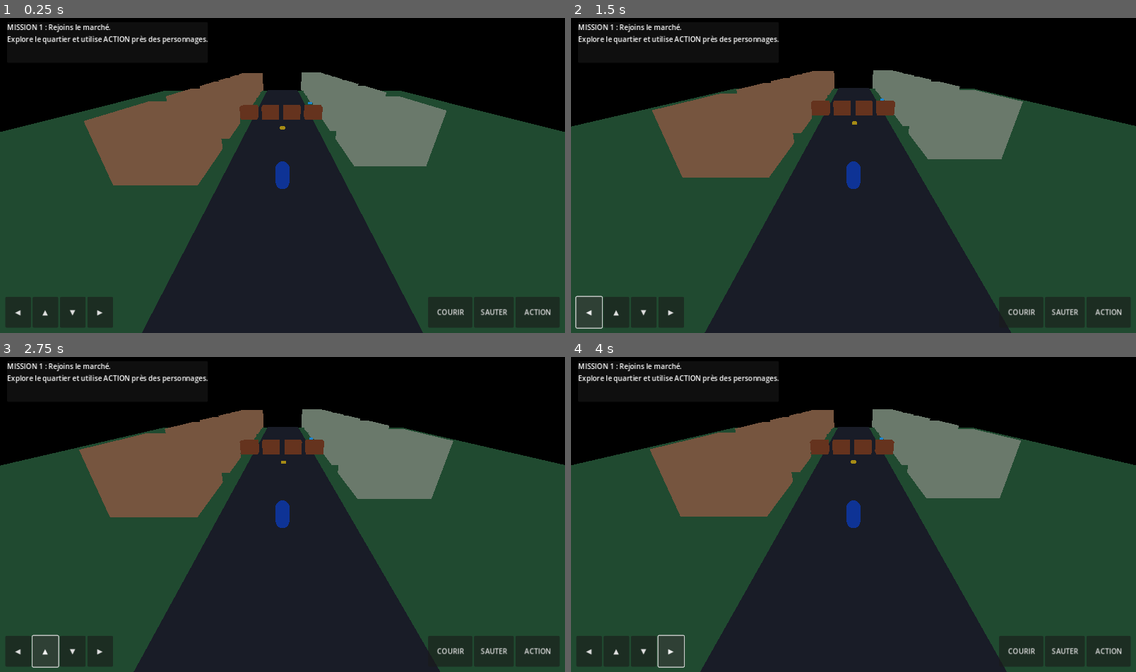
Above: before the commit, frames 1-4 (two rows, left to right).
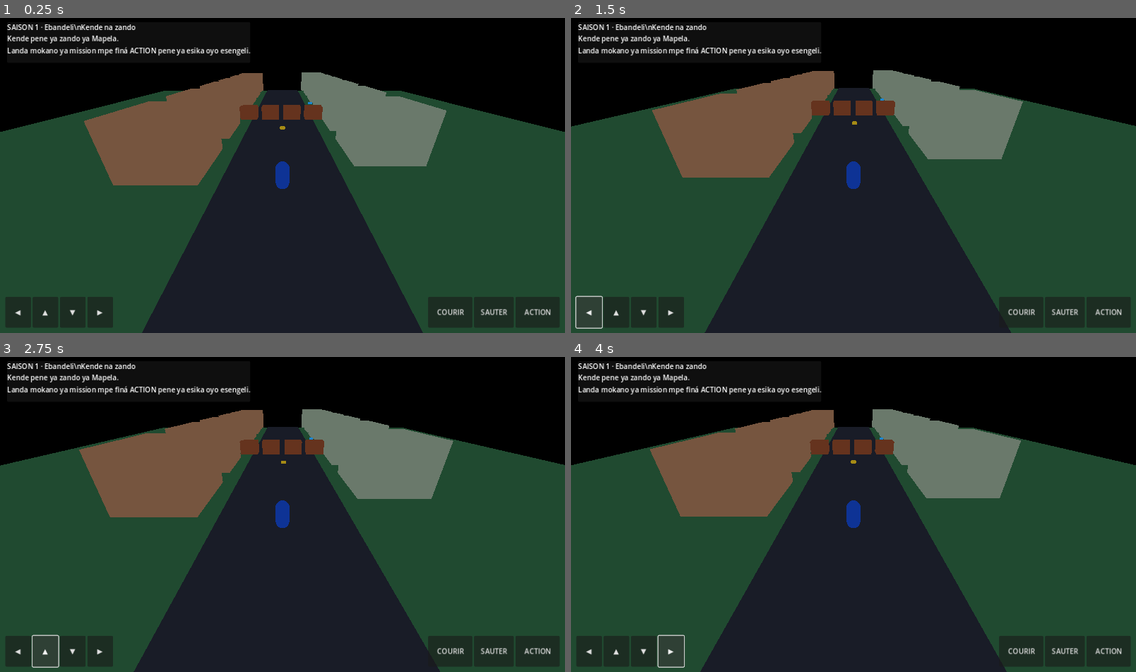
Above: after the commit, the same moments.

Repository: benimandala210-sudo/MOBONDO
Game: Godot game, scene res://scenes/main.tscn
The game is run twice, just before and just after one commit, with the same random seed, the same clock (stepped at 60 frames per second) and the same inputs.
Inputs:
- Up to frame 1 (0.25 s): no input
- Up to frame 2 (1.5 s): click "ACTION" at 0.5 s; click "◀" at 1.25 s
- Up to frame 3 (2.75 s): click "▲" at 2 s
- Up to frame 4 (4 s): click "▼" at 2.75 s; click "▶" at 3.5 s

The runs differ from the first frame. In frame 1, 1.3% of the frame differs, in the area x 1-45%, y 1-13%; in frame 2, 1.3%; in frame 3, 1.3%; in frame 4, 1.3%.

Commit message:
Connect prototype gameplay to mission manager

Diff:
--- a/scripts/main.gd
+++ b/scripts/main.gd
@@ -1,11 +1,12 @@
 extends Node3D
 
 const PLAYER_SCRIPT = preload("res://scripts/player.gd")
+const MISSION_MANAGER_SCRIPT = preload("res://scripts/mission_manager.gd")
 const SAVE_PATH := "user://mobondo_save.json"
 
 var player: CharacterBody3D
 var camera: Camera3D
-var mission_stage: int = 0
+var mission_manager: Node
 var mission_label: Label
 var status_label: Label
 var action_button: Button
@@ -21,7 +22,11 @@
     _setup_world()
     _setup_player()
     _setup_ui()
-    _load_progress()
+    mission_manager = MISSION_MANAGER_SCRIPT.new()
+    mission_manager.mission_updated.connect(_on_mission_updated)
+    mission_manager.mission_completed.connect(_on_mission_completed)
+    mission_manager.mission_failed.connect(_on_mission_failed)
+    add_child(mission_manager)
     _refresh_mission()
 
 func _process(_delta: float) -> void:
@@ -164,55 +169,59 @@
     player.set_mobile_direction(Vector2(x, y))
 
 func _perform_action() -> void:
-    if mission_stage == 0 and player.global_position.distance_to(market_position) < 4.0:
-        mission_stage = 1
-        _save_progress()
-        _refresh_mission()
-    elif mission_stage == 1 and player.global_position.distance_to(npc_position) < 3.5:
-        mission_stage = 2
-        parcel.visible = true
-        _save_progress()
-        _refresh_mission()
-    elif mission_stage == 2 and player.global_position.distance_to(parcel_position) < 3.5:
-        mission_stage = 3
-        parcel.visible = false
-        _save_progress()
-        _refresh_mission()
-    else:
-        status_label.text = "Approche-toi de l'objectif avant ACTION."
+    if not is_instance_valid(mission_manager):
+        return
+
+    var objective_id: String = mission_manager.get_current_objective_id()
+    match objective_id:
+        "reach_market":
+            if player.global_position.distance_to(market_position) < 4.0:
+                mission_manager.complete_objective(objective_id)
+            else:
+                status_label.text = "Pusana pene ya zando liboso ya kosala ACTION."
+        "talk_resident":
+            if player.global_position.distance_to(npc_position) < 3.5:
+                mission_manager.complete_objective(objective_id)
+            else:
+                status_label.text = "Pusana pene ya moto ya quartier liboso ya kosala ACTION."
+        "collect_parcel":
+            if player.global_position.distance_to(parcel_position) < 3.5:
+                mission_manager.complete_objective(objective_id)
+            else:
+                status_label.text = "Pusana pene ya colis liboso ya kosala ACTION."
+        _:
+            status_label.text = "Mission oyo ezali naino na préparation."
 
 func _refresh_mission() -> void:
-    match mission_stage:
-        0: mission_label.text = "MISSION 1 : Rejoins le marché."
-        1: mission_label.text = "MISSION 2 : Parle à l'habitant."
-        2: mission_label.text = "MISSION 3 : Récupère le colis."
-        _: mission_label.text = "MISSION TERMINÉE ! Bienvenue dans MOBONDO."
-    if mission_stage >= 1:
-        _add_marker("Habitant", npc_position + Vector3(0, 1, 0), Color(0.2, 0.75, 1))
-    if mission_stage >= 2 and is_instance_valid(parcel):
-        parcel.visible = true
+    if not is_instance_valid(mission_manager):
+        return
+    _on_mission_updated(
+        mission_manager.get_mission_title(),
+        mission_manager.get_objective_text(),
+        mission_manager.get_current_objective_id(),
+        0,
+        0
+    )
+
+func _on_mission_updated(title: String, objective: String, objective_id: String, _index: int, _total: int) -> void:
+    mission_label.text = title + "\\n" + objective
+    if is_instance_valid(parcel):
+        parcel.visible = objective_id == "collect_parcel"
+
+func _on_mission_completed(episode_title: String) -> void:
+    status_label.text = "Malamu! Osilisi: " + episode_title
+    _refresh_mission()
+
+func _on_mission_failed(reason: String) -> void:
+    status_label.text = "Mission elongi te: " + reason
 
 func _update_status() -> void:
-    if mission_stage >= 3:
-        status_label.text = "Progression sauvegardée."
+    if not is_instance_valid(mission_manager):
+        return
+    if mission_manager.is_current_episode_completed():
+        status_label.text = "Episodi esili. Tokobongisa oyo elandi."
     elif player.global_position.length() > 0.1:
-        status_label.text = "Explore le quartier et utilise ACTION près des personnages."
-
-func _save_progress() -> void:
-    var file := FileAccess.open(SAVE_PATH, FileAccess.WRITE)
-    if file:
-        file.store_string(JSON.stringify({"mission_stage": mission_stage}))
-        file.close()
-
-func _load_progress() -> void:
-    if not FileAccess.file_exists(SAVE_PATH):
-        return
-    var file := FileAccess.open(SAVE_PATH, FileAccess.READ)
-    if file:
-        var parsed = JSON.parse_string(file.get_as_text())
-        file.close()
-        if typeof(parsed) == TYPE_DICTIONARY:
-            mission_stage = clampi(int(parsed.get("mission_stage", 0)), 0, 3)
+        status_label.text = "Landa mokano ya mission mpe finá ACTION pene ya esika oyo esengeli."
 
 func _add_marker(marker_name: String, pos: Vector3, color: Color) -> MeshInstance3D:
     var marker := MeshInstance3D.new()
